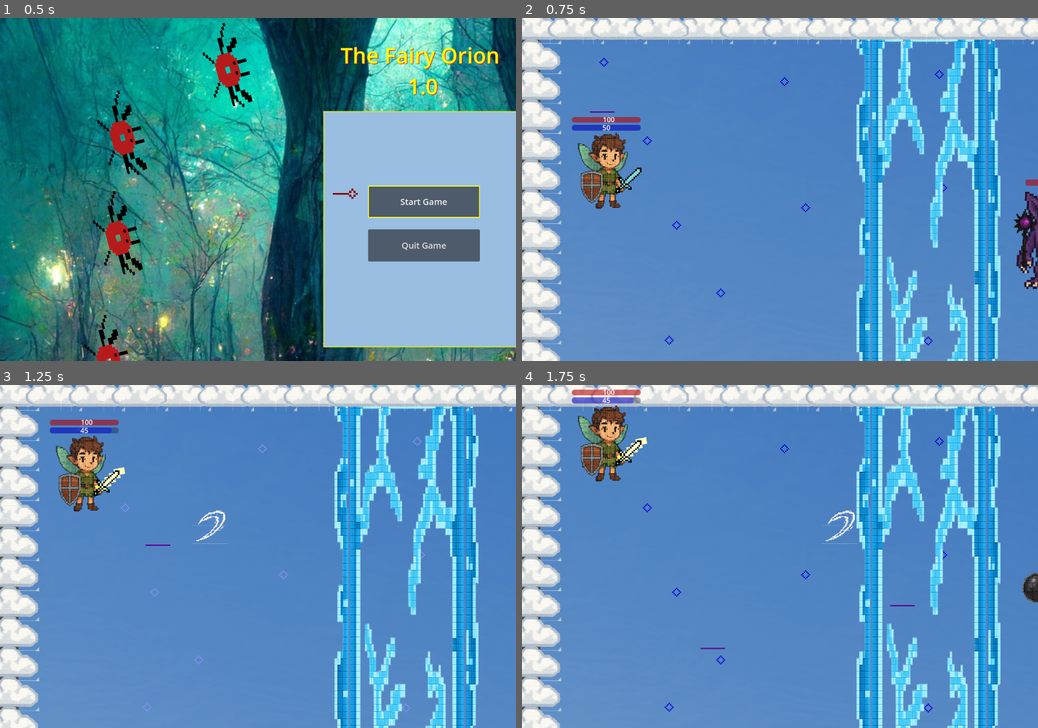
Above: before the commit, frames 1-4 (two rows, left to right).
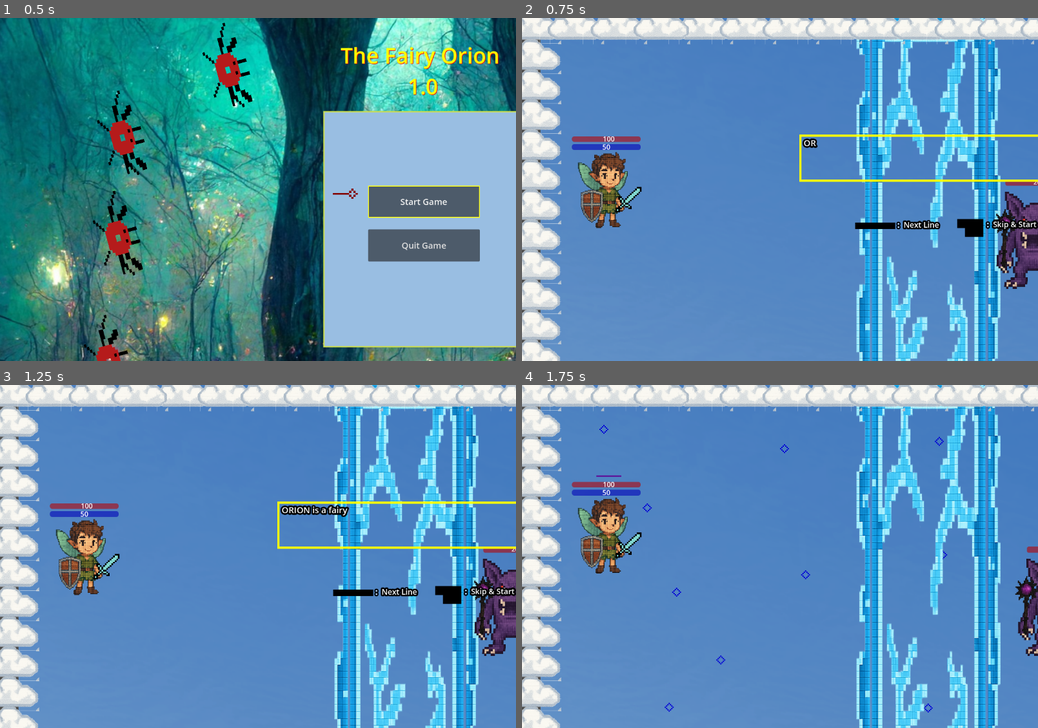
Above: after the commit, the same moments.

Repository: Abdullah-Ha00/the_fairy_orion
Game: Godot game, scene res://scenes/menu/main_menu.tscn
Same seed, same stepped clock (60 frames per second), same inputs: the game is played once before the commit and once after it.
Inputs:
- Up to frame 1 (0.5 s): no input
- Up to frame 2 (0.75 s): tap Enter (accept) at 0.5 s; hold Up (up) from 0.53 s (still down); hold Enter (accept) from 0.53 s (still down)
- Up to frame 3 (1.25 s): keep holding Up (up); keep holding Enter (accept); tap Space (attach action) at 0.8 s
- Up to frame 4 (1.75 s): keep holding Up (up); release Enter (accept) at 1.28 s; tap Space (attach action) at 1.35 s; tap Enter (accept) at 1.55 s

Frame 1 is identical in both runs. In frame 2, 6.2% of the frame differs, in the area x 9-100%, y 11-96%; in frame 3, 7.8%, in the area x 9-100%, y 10-96%; in frame 4, 5.2%.

Commit message:
test intro dialogues

Diff:
--- /dev/null
+++ b/scenes/dialogues/dialogues.gd
@@ -0,0 +1,44 @@
+extends Node2D
+var dialogue_one = " ORION is a fairy who was born\n with strange powers."
+var dialogue_two = " He lives with his chidhood friend, \n Selene, a mystical parrot."
+var dialogue_three= " The world is not a safe place for both of them, \n as they are troubled by the furious beast, Teratos"
+var dialogues = [dialogue_one,dialogue_two, dialogue_three]
+var displayed_words = ""
+var dialogue_number = 0
+var can_skip = false
+var can_start = false
+func _ready() -> void:
+	process_mode = Node.PROCESS_MODE_ALWAYS
+	$StartGameComponents.global_position = Vector2(600,200)
+	get_tree().paused = true
+	GlobalFunctions.can_pause_game = false
+	await get_tree().create_timer(0.05).timeout
+	process_dialogue()
+
+func _process(_delta: float) -> void:
+	if can_start or Input.is_action_pressed("accept"):
+		get_tree().paused = false
+		GlobalFunctions.can_pause_game = true
+		queue_free()
+
+func _input(event: InputEvent) -> void:
+	if event.is_action_pressed("attach action") and can_skip:
+		if dialogue_number <int(dialogues.size() - 1):
+			dialogue_number +=1
+			process_dialogue()
+			displayed_words = ""
+			can_skip =false
+		else:
+			can_start = true
+
+func process_dialogue():
+	for letters in dialogues[dialogue_number]:
+		await get_tree().create_timer(0.02).timeout
+		displayed_words +=letters
+		$StartGameComponents/DialogueBar.text = displayed_words
+		$CanPressSpaceTimer.start()
+
+
+
+func _on_can_press_space_timer_timeout() -> void:
+	can_skip = true
--- /dev/null
+++ b/scenes/dialogues/dialogues.tscn
@@ -0,0 +1,78 @@
+[gd_scene load_steps=7 format=3 uid="uid://hnh8mnniyyal"]
+
+[ext_resource type="Script" uid="uid://br5djtjbgogak" path="res://scenes/dialogues/dialogues.gd" id="1_1gcki"]
+[ext_resource type="Texture2D" uid="uid://cqnrbwyfdurw5" path="res://images/space_bar.png" id="2_bgcd3"]
+[ext_resource type="Texture2D" uid="uid://b40qifkircejg" path="res://images/enter_button.png" id="3_1lc76"]
+
+[sub_resource type="StyleBoxFlat" id="StyleBoxFlat_1lc76"]
+draw_center = false
+border_width_left = 5
+border_width_top = 5
+border_width_right = 5
+border_width_bottom = 5
+border_color = Color(1, 1, 0, 1)
+
+[sub_resource type="LabelSettings" id="LabelSettings_psddv"]
+line_spacing = 2.0
+paragraph_spacing = 2.0
+font_size = 20
+outline_size = 15
+outline_color = Color(0, 0, 0, 1)
+
+[sub_resource type="LabelSettings" id="LabelSettings_1lc76"]
+font_size = 18
+outline_size = 15
+outline_color = Color(0, 0, 0, 1)
+
+[node name="Dialogues" type="Node2D"]
+script = ExtResource("1_1gcki")
+
+[node name="StartGameComponents" type="Node2D" parent="."]
+
+[node name="DialogueBar" type="Label" parent="StartGameComponents"]
+offset_left = 45.0
+offset_top = 72.0
+offset_right = 736.0
+offset_bottom = 182.0
+theme_override_styles/normal = SubResource("StyleBoxFlat_1lc76")
+text = "
+"
+label_settings = SubResource("LabelSettings_psddv")
+
+[node name="StartGameLabel" type="Label" parent="StartGameComponents"]
+offset_left = 481.0
+offset_top = 231.0
+offset_right = 793.0
+offset_bottom = 332.0
+text = ":  Skip & Start "
+label_settings = SubResource("LabelSettings_1lc76")
+vertical_alignment = 1
+
+[node name="SpaceBar" type="Sprite2D" parent="StartGameComponents"]
+position = Vector2(225, 281)
+scale = Vector2(0.171466, 0.16185)
+texture = ExtResource("2_bgcd3")
+region_enabled = true
+region_rect = Rect2(168.072, 332.434, 764.437, 346.712)
+
+[node name="EnterButton" type="Sprite2D" parent="StartGameComponents"]
+position = Vector2(439, 281)
+scale = Vector2(0.192871, 0.162354)
+texture = ExtResource("3_1lc76")
+region_enabled = true
+region_rect = Rect2(151.161, 86.9446, 684.982, 678.866)
+
+[node name="NexLineLabel" type="Label" parent="StartGameComponents"]
+offset_left = 273.0
+offset_top = 232.0
+offset_right = 585.0
+offset_bottom = 333.0
+text = ":  Next Line  "
+label_settings = SubResource("LabelSettings_1lc76")
+vertical_alignment = 1
+
+[node name="CanPressSpaceTimer" type="Timer" parent="."]
+wait_time = 0.05
+one_shot = true
+
+[connection signal="timeout" from="CanPressSpaceTimer" to="." method="_on_can_press_space_timer_timeout"]
--- a/scenes/end_game/end_game.tscn
+++ b/scenes/end_game/end_game.tscn
@@ -4,10 +4,10 @@
 
 [sub_resource type="StyleBoxFlat" id="StyleBoxFlat_oq3b2"]
 draw_center = false
-border_width_left = 2
-border_width_top = 2
-border_width_right = 2
-border_width_bottom = 2
+border_width_left = 5
+border_width_top = 5
+border_width_right = 5
+border_width_bottom = 5
 border_color = Color(1, 1, 0, 1)
 shadow_color = Color(0.834614, 0.834614, 0.834614, 0.6)
 anti_aliasing = false
--- /dev/null
+++ b/scenes/test/dialogue_texts.gd
@@ -0,0 +1,37 @@
+extends Label
+var string = "Hello! "
+var srting_2 = "I love pasta"
+var string_3 = "I love it with lemon!"
+var string_4 = "I can't skip on week!"
+var strings = [string, srting_2, string_3, string_4]
+var number = 0
+var result_text =""
+var can_skip = false
+
+func _ready() -> void:
+	await get_tree().create_timer(1).timeout
+	display_dialogue()
+
+
+func _process(_delta: float) -> void:
+	pass
+func display_dialogue():
+	for words in strings[number]:
+		await get_tree().create_timer(0.01).timeout
+		result_text += words
+		text = result_text
+		$CanPressSpaceTimer.start()
+
+func _input(event: InputEvent) -> void:
+	if event.is_action_pressed("attach action") and can_skip:
+		if number<int(strings.size())-1:
+			number +=1
+			display_dialogue()
+			result_text = ""
+			can_skip = false
+		else :
+			get_tree().quit()
+
+
+func _on_can_press_space_timer_timeout() -> void:
+	can_skip = true # Replace with function body.
--- a/scenes/test/test_moving_arrow.tscn
+++ b/scenes/test/test_moving_arrow.tscn
@@ -1,12 +1,27 @@
 [gd_scene load_steps=3 format=3 uid="uid://c4sj5xvk0xed2"]
 
-[ext_resource type="Script" uid="uid://c6tqemobq5iyr" path="res://scenes/test/test_moving_arrow.gd" id="1_0fsb0"]
-[ext_resource type="Texture2D" uid="uid://dwxpe8226f8pp" path="res://images/select_arrow.png" id="2_dtfm2"]
+[ext_resource type="Script" uid="uid://c8m827kis1lnc" path="res://scenes/test/dialogue_texts.gd" id="1_vbjtf"]
 
-[node name="ArrowManger" type="Sprite2D"]
-script = ExtResource("1_0fsb0")
+[sub_resource type="LabelSettings" id="LabelSettings_vbjtf"]
+font_size = 50
+font_color = Color(1, 1, 0.662745, 1)
+outline_size = 10
+outline_color = Color(1, 0.686275, 0.211765, 1)
+shadow_size = 2
+shadow_color = Color(0, 0, 0, 1)
 
-[node name="TextureRect" type="TextureRect" parent="."]
-offset_right = 40.0
-offset_bottom = 40.0
-texture = ExtResource("2_dtfm2")
+[node name="Label" type="Label"]
+offset_left = 500.0
+offset_top = 290.0
+offset_right = 847.0
+offset_bottom = 402.0
+label_settings = SubResource("LabelSettings_vbjtf")
+horizontal_alignment = 1
+vertical_alignment = 1
+script = ExtResource("1_vbjtf")
+
+[node name="CanPressSpaceTimer" type="Timer" parent="."]
+wait_time = 0.05
+one_shot = true
+
+[connection signal="timeout" from="CanPressSpaceTimer" to="." method="_on_can_press_space_timer_timeout"]
--- a/scenes/world/world.tscn
+++ b/scenes/world/world.tscn
@@ -10,6 +10,7 @@
 [ext_resource type="PackedScene" uid="uid://bkd1il7gun27t" path="res://scenes/parrot/parrot.tscn" id="6_adcqc"]
 [ext_resource type="Texture2D" uid="uid://dabmrgnaub2en" path="res://images/clouds.png" id="7_bq33v"]
 [ext_resource type="Script" uid="uid://bh18gwu5grctn" path="res://scenes/world/tile_map_layer.gd" id="9_1yooq"]
+[ext_resource type="PackedScene" uid="uid://hnh8mnniyyal" path="res://scenes/dialogues/dialogues.tscn" id="12_dlabj"]
 [ext_resource type="PackedScene" uid="uid://dej4nqk7rm6ge" path="res://scenes/menu/pause_menu.tscn" id="13_srmg5"]
 
 [sub_resource type="Gradient" id="Gradient_5qq27"]
@@ -253,6 +254,8 @@
 [node name="PauseMenu" parent="." instance=ExtResource("13_srmg5")]
 visible = false
 
+[node name="Dialogues" parent="." instance=ExtResource("12_dlabj")]
+
 [connection signal="move_left" from="Fence" to="." method="_on_fence_move_left"]
 [connection signal="player_shocked" from="Fence" to="." method="_on_fence_player_shocked"]
 [connection signal="sword_beam" from="Fairy" to="." method="_sword_beam_action"]
Binary file added: images/enter_button.png
Not shown, added: images/enter_button.png.import
Binary file added: images/space_bar.png
Not shown, added: images/space_bar.png.import
Not shown, added: scenes/dialogues/dialogues.gd.uid
Not shown, added: scenes/test/dialogue_texts.gd.uid
Not shown: 1 places in scenes/world/world.tscn that only renumber resources
